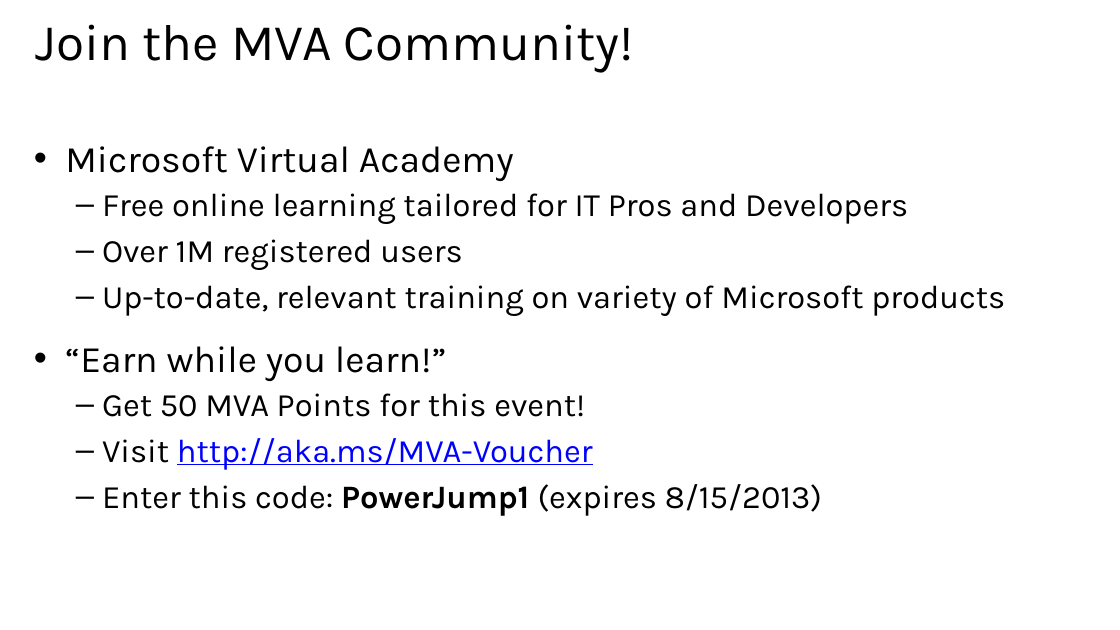
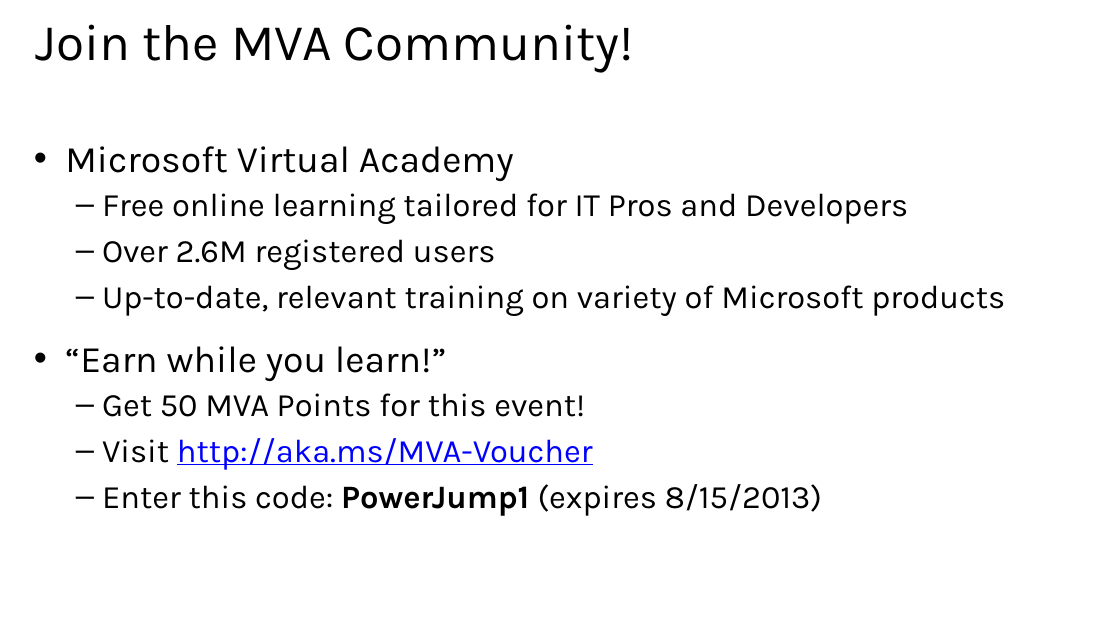
Before and after one commit to HydAu/GeekTrainer_WebAPI, a slide deck: slide 6 of Slides/Module 1 - Introduction to Web API.pptx. Drawn at 1120x630 pixels with LibreOffice and Linux fonts; fonts in the diff are those of the drawing. Boxes give left, top, right and bottom in pixels: in the first picture for what was removed or moved away, otherwise in the second. Text is boxed around its words. In the diff, an @@ line names an element or a change of style, - is before the commit and + after.

```diff
--- a/Slides/Module 1 - Introduction to Web API.pptx
+++ b/Slides/Module 1 - Introduction to Web API.pptx
@@ text at <box>102,239,496,270</box>: text changed @@
-  – Over 1M registered users
+  – Over 2.6M registered users
```
Also in this commit, not shown: 1 slide added, 1 slide removed.
